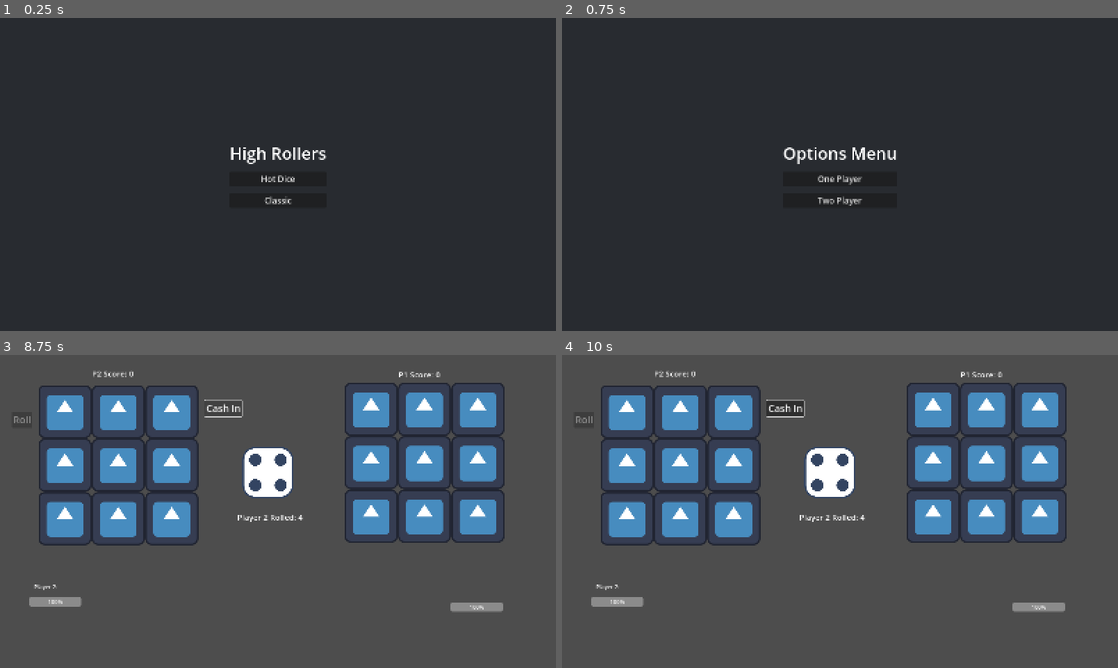
Above: before the commit, frames 1-4 (two rows, left to right).
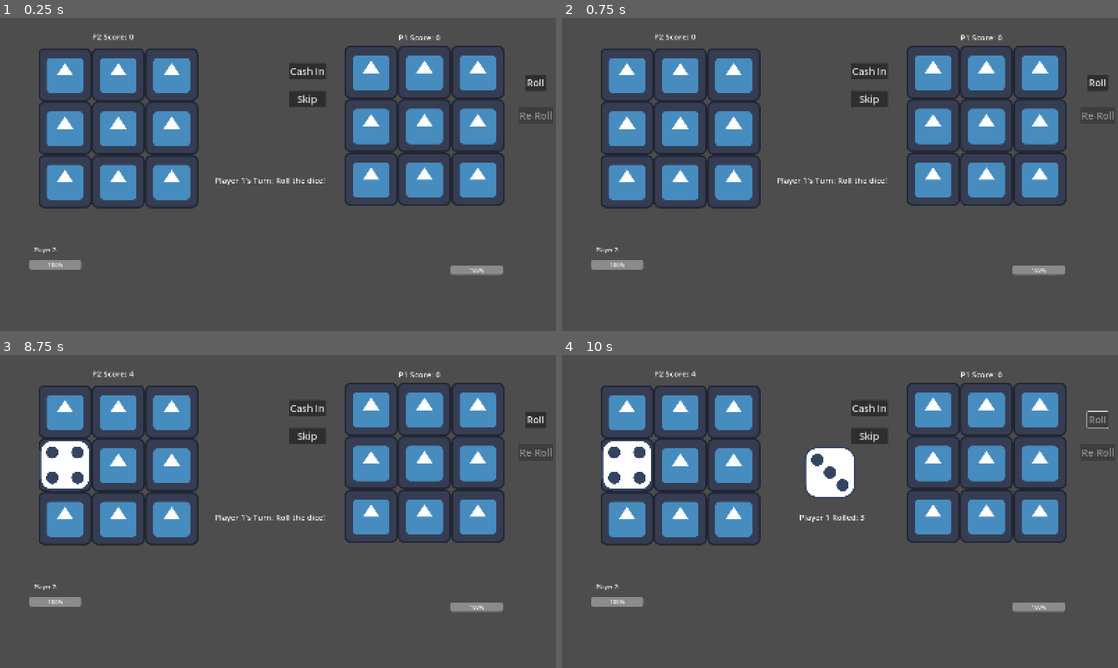
Above: after the commit, the same moments.

Repository: ggary104/High-Rollers
Game: Godot game, scene res://scenes/game.tscn
Same seed, same stepped clock (60 frames per second), same inputs: the game is played once before the commit and once after it. Before the commit the project starts from res://scenes/main_menu.tscn. The engine's default icon, where the game draws it, is replaced by a stand-in: a white triangle on a blue panel in a dark square.
Inputs (mouse positions are in pixels of both pictures, inside the frame that each line leads up to):
- Up to frame 1 (0.25 s): no input
- Up to frame 2 (0.75 s): click (840, 177) at 0.5 s, where only the run before the commit has a clickable "Hot Dice"
- Up to frame 3 (8.75 s): click (278, 536) at 1.25 s, where only the run before the commit has a clickable "Two Player"; click "Skip" at 2 s; click "Skip" at 2.75 s; click "Roll" at 3.5 s; click "Cash In" at 4.25 s; click "Cash In" at 5 s; click "Cash In" at 5.75 s; click "Skip" at 6.5 s; click (22, 420) at 7.25 s, where only the run before the commit has a clickable "Roll"; click (222, 408) at 8 s, where only the run before the commit has a clickable "Cash In"
- Up to frame 4 (10 s): click "Cash In" at 8.75 s; click (1095, 420) at 9.5 s, where only the run after the commit has a clickable "Roll"

The runs differ from the first frame. In frame 1, 95% of the frame differs, in the area x 0-100%, y 0-100%; in frame 2, 95%; in frame 3, 3.9%; in frame 4, 2.6%.

Commit message:
Complete the Dice 3 Effect - Grant Ability to Reroll for both computer and human player

Diff:
--- a/game/project.godot
+++ b/game/project.godot
@@ -11,7 +11,7 @@
 [application]
 
 config/name="High Rollers"
-run/main_scene="uid://m70qkunbxsx7"
+run/main_scene="uid://ri14qd14hhu6"
 config/features=PackedStringArray("4.5", "Mobile")
 config/icon="res://icon.svg"
 
--- a/game/scenes/game.gd
+++ b/game/scenes/game.gd
@@ -13,6 +13,13 @@
 const MAX_HEALTH: int = 100
 var player1_health: int = MAX_HEALTH
 var player2_health: int = MAX_HEALTH
+
+var player1_can_reroll: bool = false;
+var player2_can_reroll: bool = false;
+var player1_triggered_reroll:bool = false;
+var player2_triggered_reroll:bool = false;
+
+
 
 # Variables used in labels to display the scores and Which Players Turn Is It
 # On ready -> They need to load when the labels are loaded
@@ -34,6 +41,9 @@
 @onready var player1_healthbar = $"UI-Elements/Player1Health" as ProgressBar
 @onready var player2_healthbar = $"UI-Elements/Player2Health" as ProgressBar
 
+#Re-Roll Buttons for dice 3 effect
+@onready var player1_reroll_button = $"UI-Elements/Player1RerollButton"
+@onready var player2_reroll_button = $"UI-Elements/Player2RerollButton"
 
 func _ready() -> void:
 	player1_dice_grid.on_tile_selected.connect(place_dice)
@@ -45,6 +55,9 @@
 	player2_cash_in_button.visible = false
 	player1_skip_button.visible = false
 	player2_skip_button.visible = false
+	player1_reroll_button.disabled = true
+	player2_reroll_button.disabled = true
+
 
 	if GameManager.playerNumber == 1:
 		is_player2_human = false
@@ -71,6 +84,10 @@
 	player1_skip_button.visible = true
 	player1_skip_button.disabled=false
 	player2_skip_button.visible = false
+
+	player1_reroll_button.visible = true
+	player1_reroll_button.disabled = not player1_can_reroll
+	player2_reroll_button.visible = false
 
 	update_ui()
 
@@ -82,6 +99,7 @@
 	player1_cash_in_button.visible = false
 	player1_skip_button.disabled = true
 	player1_skip_button.visible = false
+	player1_reroll_button.visible = false
 
 
 	if is_player2_human:
@@ -90,6 +108,8 @@
 
 		player2_cash_in_button.visible = true
 		player2_cash_in_button.disabled = false
+		player2_reroll_button.visible = true
+		player2_reroll_button.disabled = not player2_can_reroll
 	else:
 		computer_turn()
 
@@ -140,6 +160,15 @@
 	if current_dice.score_value == 4:
 		remove_opponent_dice(tile.index)
 
+	if current_dice.score_value == 3:
+		if player_turn == 1 && !player1_triggered_reroll:
+			player1_can_reroll = true
+			player1_triggered_reroll = true
+
+		elif player_turn == 2 && !player2_triggered_reroll:
+			player2_can_reroll = true
+			player2_triggered_reroll = true
+
 	var current_dice_grid: DiceGrid = player1_dice_grid if player_turn == 1 else player2_dice_grid
 	if current_dice_grid.is_enabled:
 		current_dice_grid.disable_tiles()
@@ -162,6 +191,7 @@
 
 	var cash_in_chance: float = 0.3
 	var skip_chance: float = 0.2
+	var reroll_chance:float = 0.6
 
 
 	if player2_score > 0 and randf() < cash_in_chance:
@@ -169,9 +199,16 @@
 	else:
 		await get_tree().create_timer(.8).timeout  # delay before roll
 		roll_dice()
+
 		if randf() < skip_chance:
 			await computer_skip_turn()
 		else:
+			var is_bad_roll: bool = current_dice.score_value <= 3
+
+			if player2_can_reroll and is_bad_roll and randf() < reroll_chance:
+				await get_tree().create_timer(0.8).timeout
+				await perform_reroll()
+
 			await get_tree().create_timer(1.2).timeout  # delay before placing dice
 			var choice: Vector2i = computer_choice() #Then get the best choice
 			var tile: DiceTile = player2_dice_grid.get_tile(choice)
@@ -428,3 +465,32 @@
 
 func _on_player_2_skip_turn_button_pressed() -> void:
 	skip_turn()
+
+
+func perform_reroll() -> void:
+	if game_over: return
+	if current_dice == null: return # Can't reroll if we haven't rolled yet
+
+	current_dice.destroy()
+	current_dice = null
+
+	turn_indicator_label.text = "Player Re-Rolled!"
+	await get_tree().create_timer(0.5).timeout
+	# Can't reroll more than once
+	if player_turn == 1:
+		player1_can_reroll = false
+		player1_reroll_button.disabled = true
+	else:
+		player2_can_reroll = false
+		player2_reroll_button.disabled = true
+
+	# Roll a new dice
+	roll_dice()
+
+
+# Connect these to your buttons in the Node tab!
+func _on_player_1_reroll_button_pressed() -> void:
+	perform_reroll()
+
+func _on_player_2_reroll_button_pressed() -> void:
+	perform_reroll()
--- a/game/scenes/game.tscn
+++ b/game/scenes/game.tscn
@@ -56,6 +56,21 @@
 theme_override_font_sizes/font_size = 28
 text = "Roll"
 
+[node name="Player1RerollButton" type="Button" parent="UI-Elements"]
+anchors_preset = 7
+anchor_left = 0.5
+anchor_top = 1.0
+anchor_right = 0.5
+anchor_bottom = 1.0
+offset_left = 691.0
+offset_top = -643.0
+offset_right = 793.0
+offset_bottom = -596.0
+grow_horizontal = 2
+grow_vertical = 0
+theme_override_font_sizes/font_size = 28
+text = "Re-Roll"
+
 [node name="Player2RollButton" type="Button" parent="UI-Elements"]
 anchors_preset = 7
 anchor_left = 0.5
@@ -70,6 +85,21 @@
 grow_vertical = 0
 theme_override_font_sizes/font_size = 28
 text = "Roll"
+
+[node name="Player2RerollButton" type="Button" parent="UI-Elements"]
+anchors_preset = 7
+anchor_left = 0.5
+anchor_top = 1.0
+anchor_right = 0.5
+anchor_bottom = 1.0
+offset_left = -791.0
+offset_top = -643.0
+offset_right = -689.0
+offset_bottom = -596.0
+grow_horizontal = 2
+grow_vertical = 0
+theme_override_font_sizes/font_size = 28
+text = "Re-Roll"
 
 [node name="Player1Roll" parent="UI-Elements" instance=ExtResource("2_yqjtg")]
 anchors_preset = 8
@@ -166,7 +196,9 @@
 position = Vector2(771, 338)
 
 [connection signal="pressed" from="UI-Elements/Player1RollButton" to="." method="_on_roll_button_pressed"]
+[connection signal="pressed" from="UI-Elements/Player1RerollButton" to="." method="_on_player_1_reroll_button_pressed"]
 [connection signal="pressed" from="UI-Elements/Player2RollButton" to="." method="_on_roll_button_pressed"]
+[connection signal="pressed" from="UI-Elements/Player2RerollButton" to="." method="_on_player_2_reroll_button_pressed"]
 [connection signal="pressed" from="UI-Elements/Player1CashInButton" to="." method="_on_player_1_cash_in_button_pressed"]
 [connection signal="pressed" from="UI-Elements/Player1SkipTurnButton" to="." method="_on_player_1_skip_turn_button_pressed"]
 [connection signal="pressed" from="UI-Elements/Player2CashInButton" to="." method="_on_player_2_cash_in_button_pressed"]
Not shown: 1 places in game/scenes/main_menu.tscn that only renumber resources
